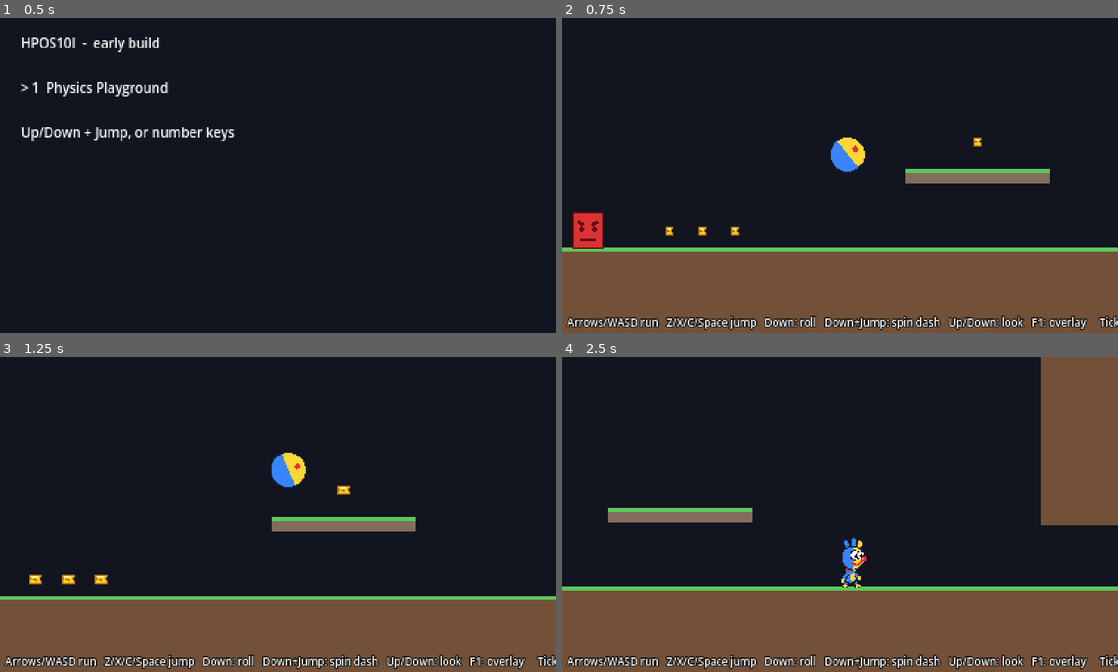
Above: before the commit, frames 1-4 (two rows, left to right).
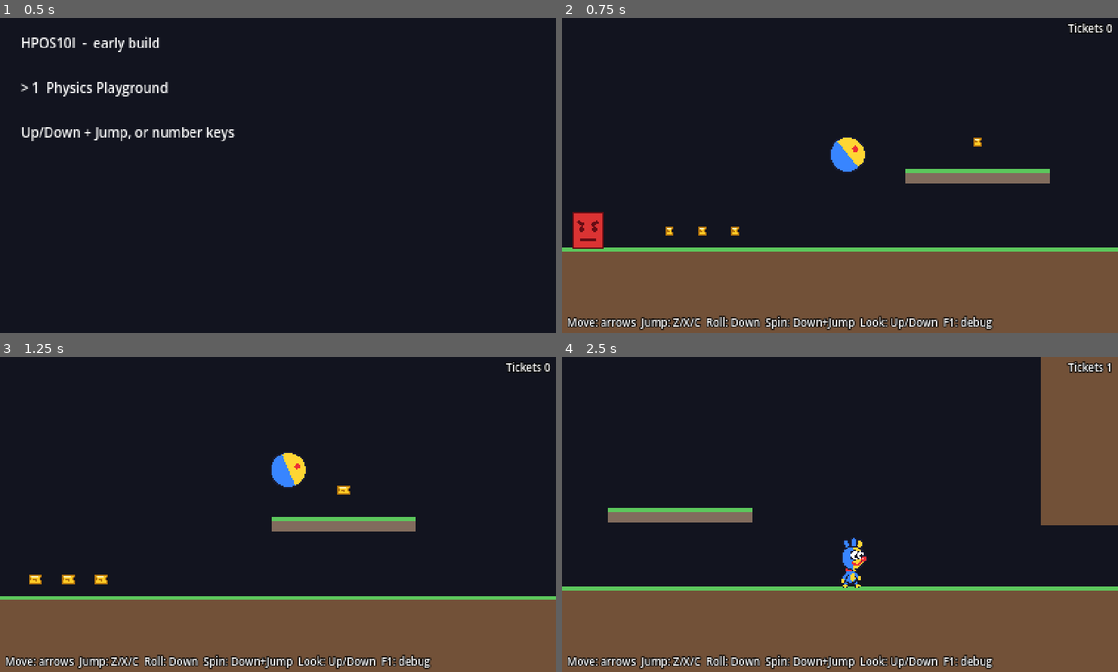
Above: after the commit, the same moments.

Repository: crrreatorrr/HPOS10I
Game: Godot game, scene res://core/main.tscn
Two runs of this game, one before a commit and one after it. Both use one fixed random seed, a clock stepped at 60 frames per second and the inputs below.
Inputs (mouse positions are in pixels of both pictures, inside the frame that each line leads up to):
- Up to frame 1 (0.5 s): no input
- Up to frame 2 (0.75 s): tap Enter (pause) at 0.5 s; move the mouse to (962, 159) at 0.52 s; hold Right (move_right) from 0.53 s (still down); hold Z (jump) from 0.53 s (still down); click (962, 159) at 0.67 s
- Up to frame 3 (1.25 s): keep holding Right (move_right); keep holding Z (jump)
- Up to frame 4 (2.5 s): release Right (move_right) at 1.25 s; release Z (jump) at 1.25 s; drag from (728, 530) to (595, 577) at 1.27 s; move the mouse to (895, 445) at 2.02 s; hold Right (move_right) from 2.03 s (still down); hold Z (jump) from 2.03 s (still down); tap X at 2.1 s

Frame 1 is identical in both runs. In frame 2, 2.7% of the frame differs, in the area x 0-100%, y 1-100%; in frame 3, 2.7%; in frame 4, 2.8%.

Commit message:
Playground: compact hint line, ticket counter in the top-right corner
The hint fits the 424 px screen in plain ASCII, and the ticket counter has
its own label in the top-right (the F1 debug panel uses the top-left).

Co-Authored-By: Claude Opus 5.5 <noreply@anthropic.com>

Diff:
--- a/playground/physics_playground.gd
+++ b/playground/physics_playground.gd
@@ -7,7 +7,7 @@
 ## `--start=X` to drop Sproto in at x = X (to try one section), and `--interp`
 ## to turn on physics interpolation (smoother motion on 120 Hz+ displays).
 
-const HINT := "Arrows/WASD run   Z/X/C/Space jump   Down: roll   Down+Jump: spin dash   Up/Down: look   F1: overlay"
+const HINT := "Move: arrows  Jump: Z/X/C  Roll: Down  Spin: Down+Jump  Look: Up/Down  F1: debug"
 const RESPAWN_FRAMES := 120
 ## The camera never shows outside this area.
 const LEVEL_BOUNDS := Rect2(-64, -800, 4556, 864)
@@ -15,7 +15,7 @@
 @onready var player: Player = $Player
 @onready var start: Marker2D = $PlayerStart
 
-var _label: Label
+var _tickets: Label
 var _respawn_in := -1
 var _frame := 0
 
@@ -32,17 +32,29 @@
 	player.died.connect(func() -> void: _respawn_in = RESPAWN_FRAMES)
 	var layer := CanvasLayer.new()
 	add_child(layer)
-	_label = Label.new()
-	_label.add_theme_font_size_override(&"font_size", 8)
-	_label.add_theme_color_override(&"font_outline_color", Color.BLACK)
-	_label.add_theme_constant_override(&"outline_size", 3)
-	_label.position = Vector2(4, 226)
-	layer.add_child(_label)
+	var hint := _hud_label()
+	hint.text = HINT
+	hint.position = Vector2(4, 226)
+	layer.add_child(hint)
+	# Top-right: the F1 debug panel uses the top-left corner.
+	_tickets = _hud_label()
+	_tickets.horizontal_alignment = HORIZONTAL_ALIGNMENT_RIGHT
+	_tickets.position = Vector2(get_viewport_rect().size.x - 84.0, 2)
+	_tickets.size = Vector2(80, 12)
+	layer.add_child(_tickets)
+
+
+func _hud_label() -> Label:
+	var label := Label.new()
+	label.add_theme_font_size_override(&"font_size", 8)
+	label.add_theme_color_override(&"font_outline_color", Color.BLACK)
+	label.add_theme_constant_override(&"outline_size", 3)
+	return label
 
 
 func _physics_process(_delta: float) -> void:
 	_frame += 1
-	_label.text = "%s     Tickets %d" % [HINT, GameState.tickets]
+	_tickets.text = "Tickets %d" % GameState.tickets
 	if _respawn_in > 0:
 		_respawn_in -= 1
 		if _respawn_in == 0:
